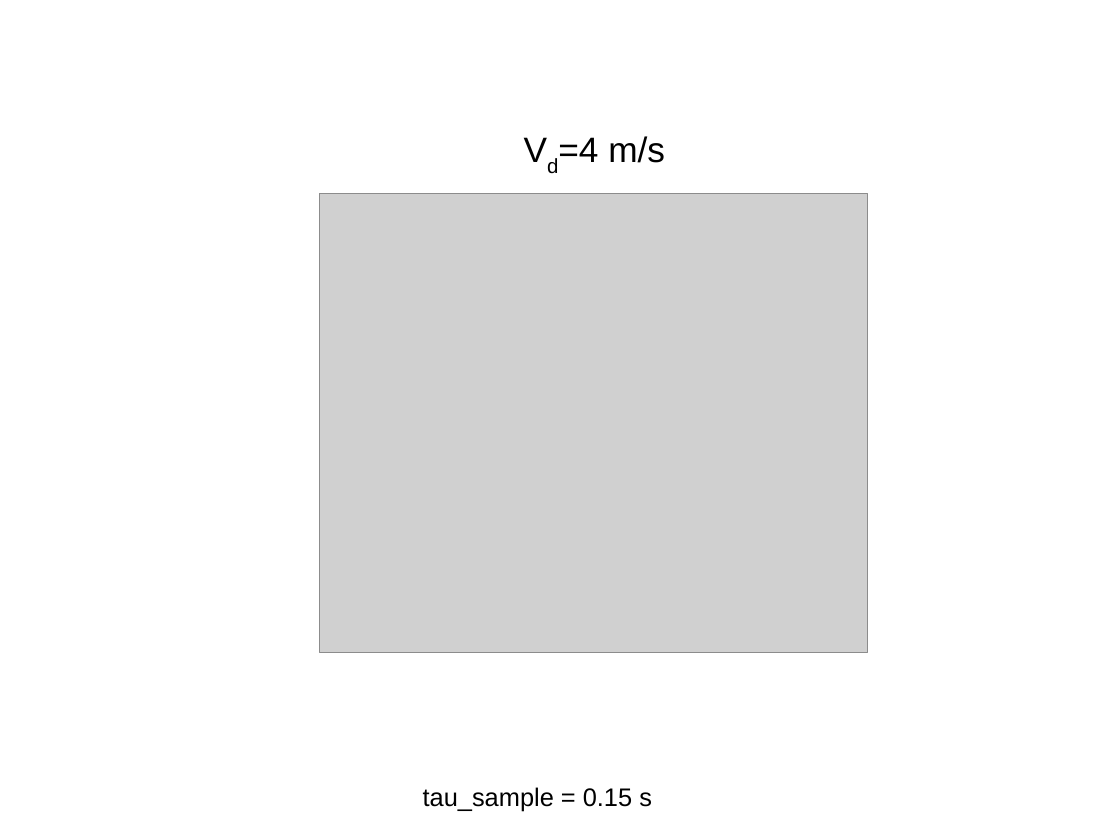
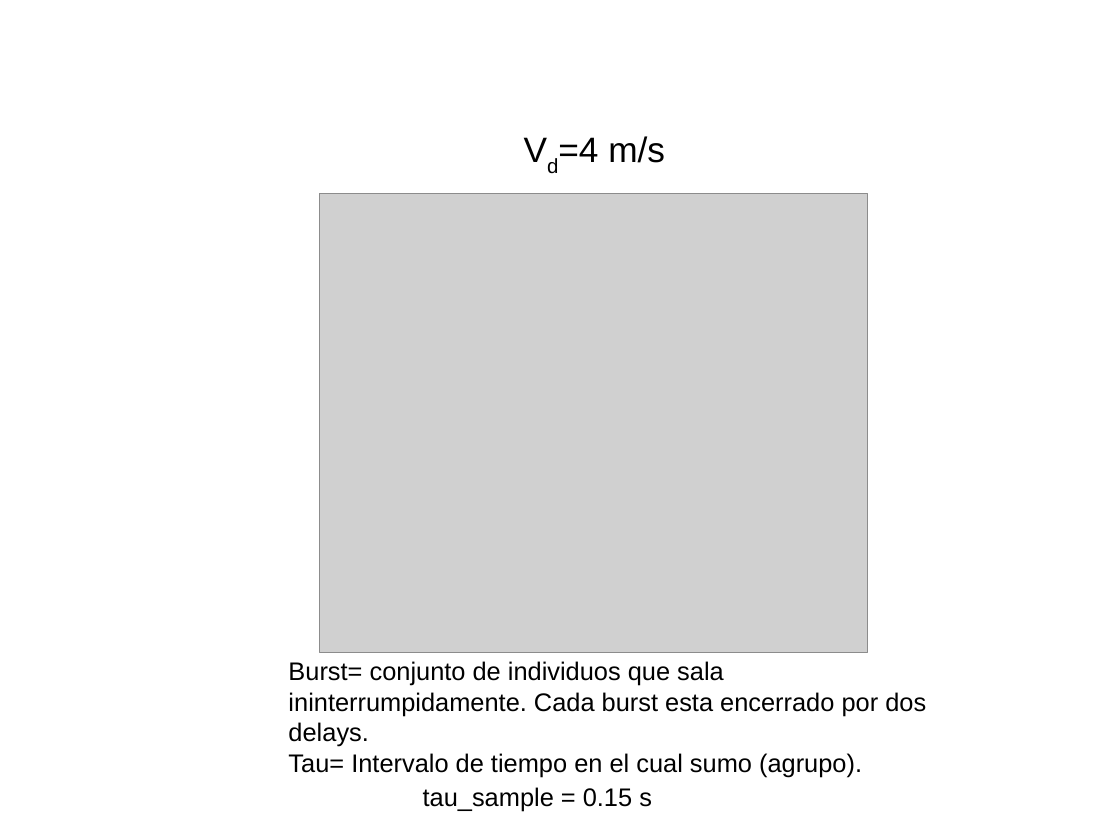
Before and after one commit to ignaciosticco/super_ath, a slide deck: slide 11 of present_superath1.odp. Drawn at 1120x840 pixels with LibreOffice and Linux fonts; fonts in the diff are those of the drawing; grey boxes stand for pictures. Boxes give left, top, right and bottom in pixels: in the first picture for what was removed or moved away, otherwise in the second. Text is boxed around its words. In the diff, an @@ line names an element or a change of style, - is before the commit and + after.

```diff
--- a/present_superath1.odp
+++ b/present_superath1.odp
@@ text added at box(288, 661, 926, 777), 18 pt, text #000000 @@
+Burst= conjunto de individuos que sala ininterrumpidamente. Cada burst esta encerrado por dos delays.
+Tau= Intervalo de tiempo en el cual sumo (agrupo).
```
Also in this commit, not shown: 4 other slides changed, 1 slide added, 24 other files.
